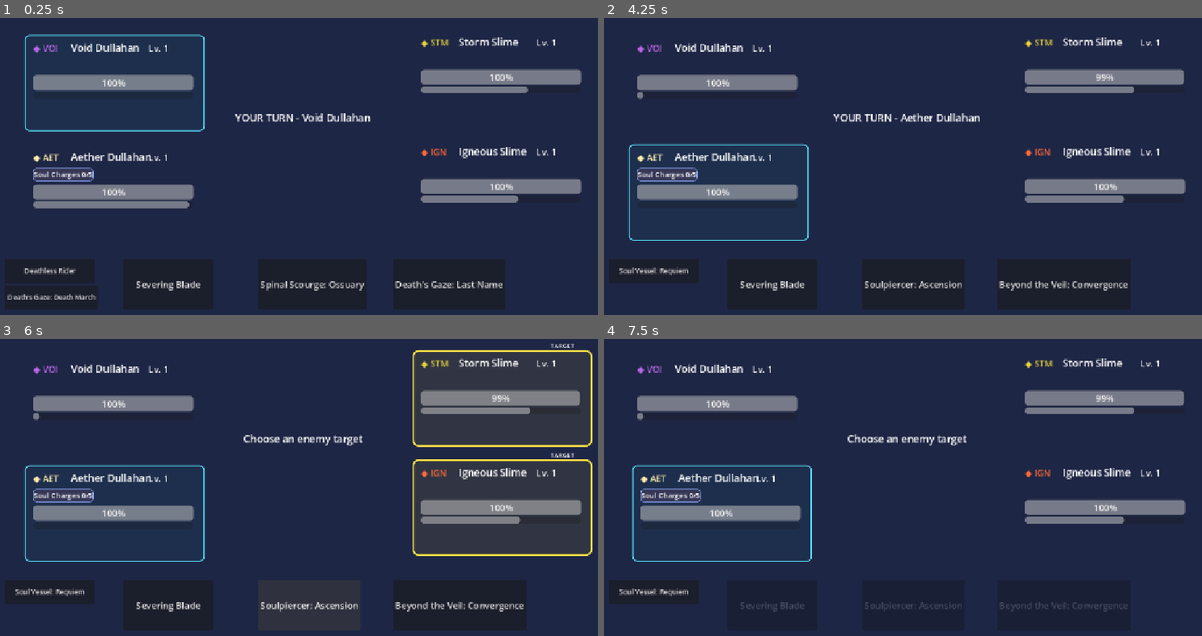
Above: before the commit, frames 1-4 (two rows, left to right).
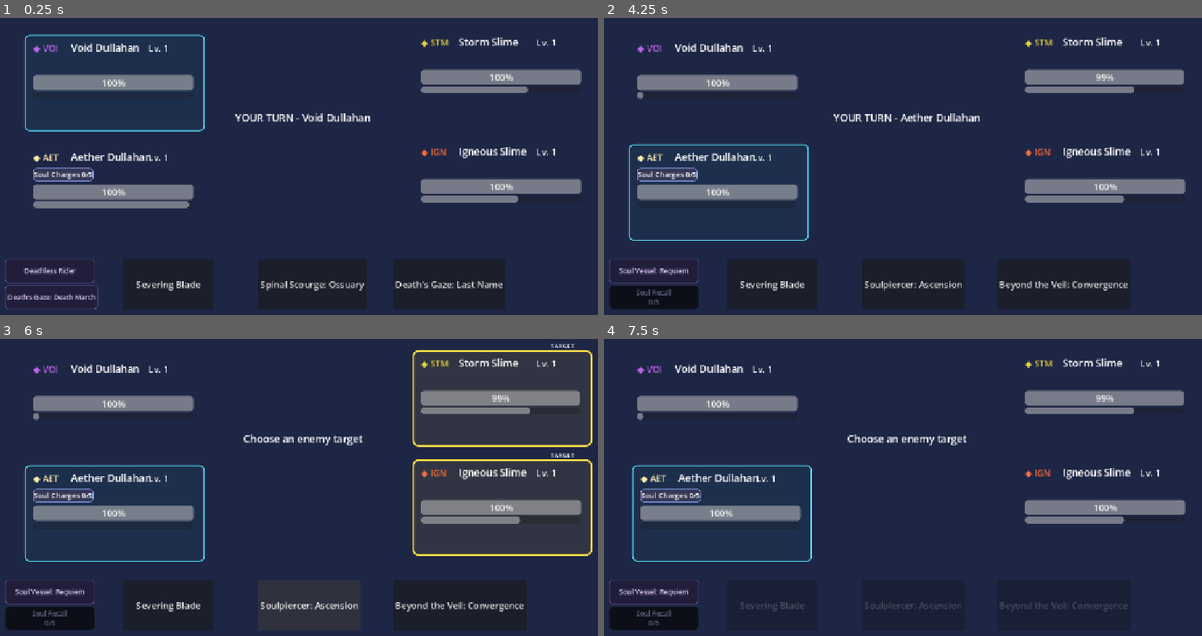
Above: after the commit, the same moments.

Repository: Akharyuu/monster-rpg
Game: Godot game, scene res://scenes/battle/battle_screen.tscn
Two runs of this game, one before a commit and one after it. Both use one fixed random seed, a clock stepped at 60 frames per second and the inputs below.
Inputs (mouse positions are in pixels of both pictures, inside the frame that each line leads up to):
- Up to frame 1 (0.25 s): no input
- Up to frame 2 (4.25 s): click "Deathless Rider" at 0.5 s; click "Death's Gaze: Death March" at 1.25 s; click "Severing Blade" at 2 s; click (1106, 77) at 2.77 s; click "Deathless Rider" at 3.5 s
- Up to frame 3 (6 s): click "Soul Vessel: Requiem" at 4.25 s; click (47, 618) at 5 s, where only the run after the commit has a clickable "Soul Recall 0/5"; click "Soulpiercer: Ascension" at 5.75 s
- Up to frame 4 (7.5 s): click "Beyond the Veil: Convergence" at 6.5 s; click (1106, 398) at 7.27 s

The runs differ from the first frame. In frame 1, 0.3% of the frame differs, in the area x 0-17%, y 81-99%; in frame 2, 1.3%, in the area x 0-16%, y 81-99%; in frame 3, 1.3%; in frame 4, 1.3%.

Commit message:
Keep Soul Vessel visible and add separately locked/selectable Soul Recall action

Diff:
--- a/godot/scenes/battle/battle_screen.gd
+++ b/godot/scenes/battle/battle_screen.gd
@@ -786,6 +786,8 @@
         passive_list.size()
     )
 
+    # Informational passives are always visible. An internal CD only
+    # mutes the portion of the passive that is on cooldown.
     for index in range(visible_count):
         var button = buttons[index]
         var passive_data: Dictionary = passive_list[index]
@@ -799,62 +801,126 @@
                 cooldown_id
             )
 
+        button.visible = true
+        button.text = str(
+            passive_data.get("name", "PASSIVE")
+        )
+
+        if remaining_cd > 0:
+            button.text += "\nCD %d" % remaining_cd
+
         var tooltip_data: Dictionary = (
             passive_data.duplicate(true)
         )
         tooltip_data["cooldown_remaining"] = remaining_cd
-
-        var soul_recall_unlocked: bool = (
-            index == 0
-            and active.monster_id == "dullahan_aether"
-            and active.resonance >= 2
-            and active.get_combat_resource("soul_charges") >= 5
-        )
-
-        button.visible = true
-
-        if soul_recall_unlocked:
-            # At five charges Soul Vessel itself becomes the active
-            # revive action, rather than creating an extra button.
-            button.text = "Soul Recall"
-            tooltip_data["badge"] = "ACTIVE"
-            button.set_tooltip_passive(tooltip_data)
-
+        button.set_tooltip_passive(tooltip_data)
+
+        var suppressed: bool = active.has_oblivion()
+        var recharging: bool = remaining_cd > 0
+
+        _set_action_button_state(
+            button,
+            suppressed or recharging,
+            false
+        )
+
+        if suppressed:
+            button.set_visual_state("passive_suppressed")
+        elif recharging:
+            button.set_visual_state("passive_cooldown")
+        else:
+            button.set_visual_state("passive_ready")
+
+    # Soul Recall is a separate active action beside Soul Vessel.
+    # It stays visible and shows charge progress even before 5/5.
+    if (
+        active.monster_id == "dullahan_aether"
+        and active.resonance >= 2
+        and visible_count < buttons.size()
+    ):
+        var action_button = buttons[visible_count]
+        var charges: int = active.get_combat_resource(
+            "soul_charges"
+        )
+        var unlocked: bool = charges >= 5
+        var selected: bool = (
+            pending_special_action == "soul_recall"
+        )
+
+        var blocked: bool = (
+            battle_finished
+            or active.has_oblivion()
+            or active.is_silenced()
+            or (action_in_progress and not selected)
+        )
+
+        var action_data: Dictionary = {
+            "name": "Soul Recall",
+            "badge": (
+                "ACTIVE"
+                if unlocked and not blocked
+                else "LOCKED"
+            ),
+            "summary": "Calls a fallen ally back from beyond the veil.",
+            "effects": [
+                {
+                    "kind": "special",
+                    "text": "Consumes [b]5 Soul Charges[/b] to revive a selected fallen ally with [b]50% HP[/b] and [b]100% Action Gauge[/b]."
+                },
+                {
+                    "kind": "special",
+                    "text": "A [color=#d9a6ff]Banished[/color] ally cannot be revived."
+                }
+            ]
+        }
+
+        action_button.visible = true
+        action_button.set_tooltip_passive(action_data)
+
+        if selected:
+            action_button.text = "Soul Recall\nCANCEL"
+            action_button.set_visual_state("active_selected")
+            _set_action_button_state(action_button, false)
+        elif unlocked:
+            action_button.text = "Soul Recall\nREADY"
+            action_button.set_visual_state(
+                "active_locked" if blocked else "active_ready"
+            )
+            # Keep tooltip hover available when blocked.
             _set_action_button_state(
-                button,
-                battle_finished
-                or action_in_progress
-                or active.is_silenced()
-                or not battle_controller.can_use_soul_recall(
-                    active
-                )
+                action_button,
+                blocked,
+                false
             )
         else:
-            button.text = str(
-                passive_data.get("name", "PASSIVE")
-            )
-
-            if remaining_cd > 0:
-                button.text += "\nCD %d" % remaining_cd
-
-            button.set_tooltip_passive(tooltip_data)
-
-            # Passive cooldowns only suppress their cooldown-based
-            # effect. Other passive bonuses remain in force.
+            action_button.text = (
+                "Soul Recall\n%d/5" % charges
+            )
+            action_button.set_visual_state("active_locked")
             _set_action_button_state(
-                button,
-                active.has_oblivion() or remaining_cd > 0,
+                action_button,
+                true,
                 false
             )
 
+        visible_count += 1
+
     _layout_passive_buttons(visible_count)
 
 
-func _on_soul_recall_pressed() -> void:
+func _on_soul_recall_button_2_pressed() -> void:
+    _on_soul_recall_pressed(1)
+
+
+func _on_soul_recall_button_3_pressed() -> void:
+    _on_soul_recall_pressed(2)
+
+
+func _on_soul_recall_pressed(button_index: int) -> void:
     if (
         battle_finished
-        or action_in_progress
         or battle_controller.active_monster == null
+        or battle_controller.active_monster not in allies
     ):
         return
 
@@ -863,6 +929,25 @@
     if (
         active.monster_id != "dullahan_aether"
         or active.resonance < 2
+        or button_index != mini(
+            2,
+            active.passive_tooltips.size()
+        )
+    ):
+        return
+
+    # The action can be selected even without a fallen ally. Clicking
+    # it again cancels targeting, leaving other skills usable.
+    if pending_special_action == "soul_recall":
+        pending_special_action = ""
+        set_revive_target_selection(false)
+        action_in_progress = false
+        update_skill_buttons()
+        turn_label.text = "Soul Recall selection cancelled"
+        return
+
+    if (
+        action_in_progress
         or active.get_combat_resource("soul_charges") < 5
         or active.has_oblivion()
         or active.is_silenced()
@@ -876,7 +961,19 @@
     set_target_selection(false)
     set_revive_target_selection(true)
     update_skill_buttons()
-    turn_label.text = "Choose a fallen ally to revive"
+
+    var fallen_allies: int = 0
+
+    for ally in allies:
+        if not ally.is_alive() and not ally.banished:
+            fallen_allies += 1
+
+    if fallen_allies > 0:
+        turn_label.text = "Choose a fallen ally (Soul Recall to cancel)"
+    else:
+        turn_label.text = (
+            "No fallen allies - Soul Recall to cancel"
+        )
 
 func set_target_selection(enabled: bool) -> void:
     for hud in enemy_huds:
